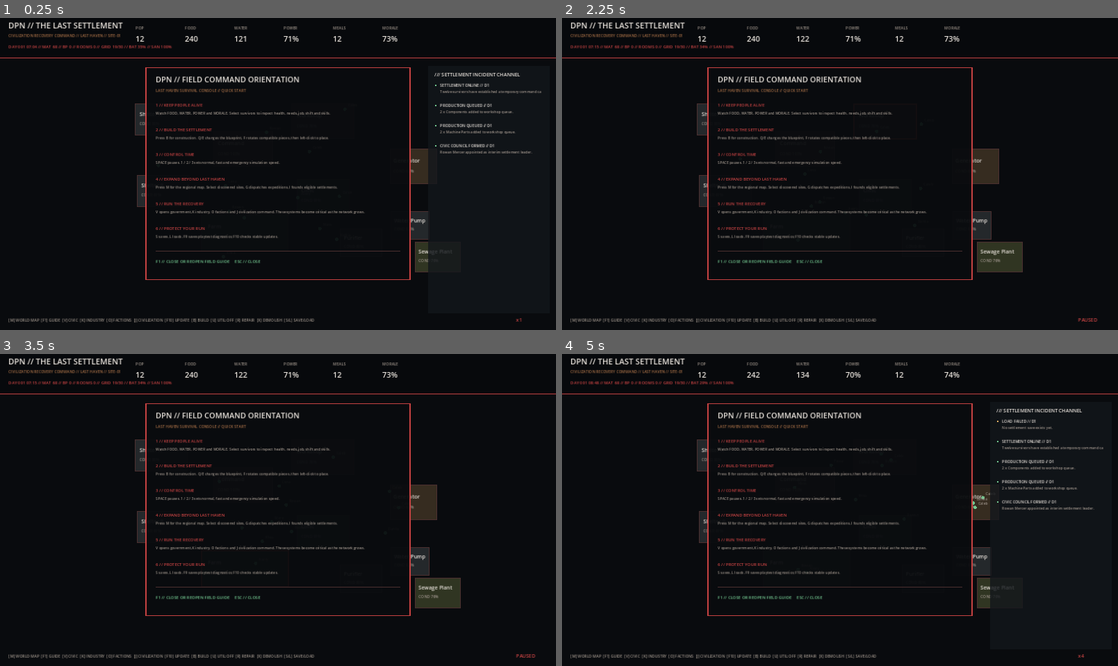
Above: before the commit, frames 1-4 (two rows, left to right).
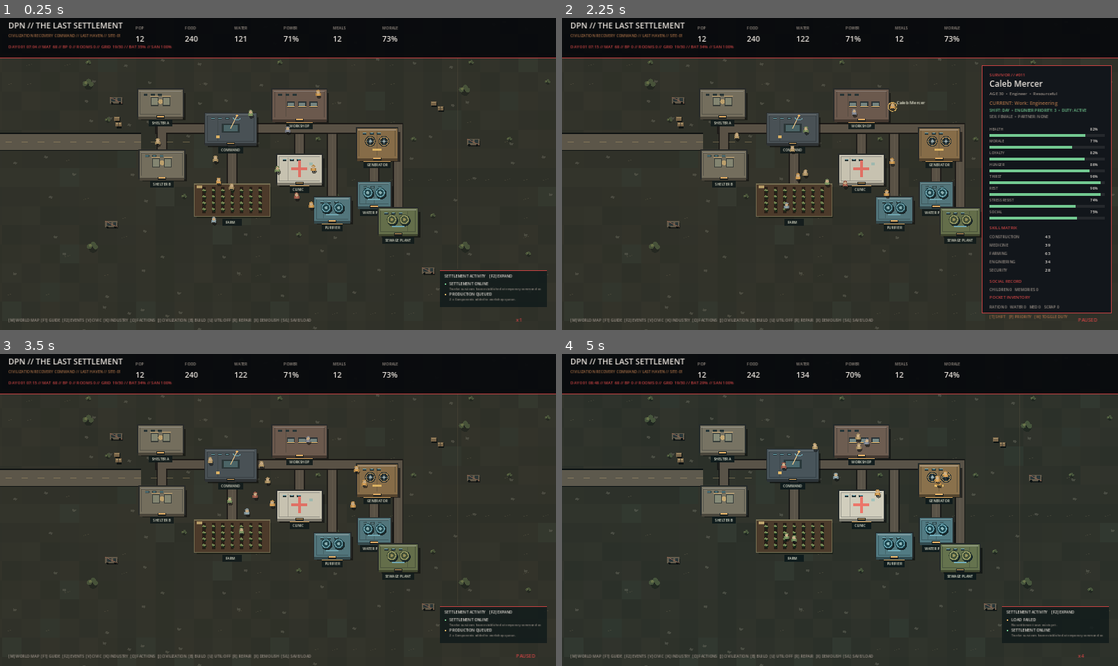
Above: after the commit, the same moments.

Repository: DPN-Technology/The-Last-Settlement
Game: Godot game, scene res://src/Main.tscn
Same seed, same stepped clock (60 frames per second), same inputs: the game is played once before the commit and once after it.
Inputs (mouse positions are in pixels of both pictures, inside the frame that each line leads up to):
- Up to frame 1 (0.25 s): no input
- Up to frame 2 (2.25 s): tap Enter at 0.5 s; move the mouse to (962, 158) at 0.52 s; hold Right 0.53-1.25 s; tap F at 0.6 s; click (962, 158) at 0.67 s; tap Space at 0.77 s; drag from (728, 189) to (812, 236) at 1.27 s; move the mouse to (895, 105) at 2.02 s; hold Right from 2.03 s (still down); tap 2 at 2.1 s; click (895, 105) at 2.17 s
- Up to frame 3 (3.5 s): tap F at 2.3 s; release Right at 2.75 s; drag from (250, 572) to (111, 463) at 2.77 s
- Up to frame 4 (5 s): move the mouse to (1006, 556) at 3.52 s; hold Left 3.53-4.25 s; tap L at 3.6 s; click (1006, 556) at 3.67 s; tap Space at 3.77 s; tap F at 3.8 s; drag from (673, 463) to (756, 432) at 4.27 s

The runs differ from the first frame. In frame 1, 81% of the frame differs, in the area x 0-100%, y 12-100%; in frame 2, 69%; in frame 3, 81%; in frame 4, 81%.

Commit message:
feat(visuals): replace debug rectangles with wasteland RTS scene and compact activity feed

Diff:
--- a/src/main.gd
+++ b/src/main.gd
@@ -14,13 +14,15 @@
 const RUST := Color("#a46d45")
 
 var sim := SettlementSimulation.new()
+var settlement_visuals := SettlementVisuals.new()
 var update_manager := UpdateManager.new()
 var update_mode := false
-var help_mode := true
+var help_mode := false
+var incident_panel_visible := false
 var playtest_notice := ""
 var playtest_notice_seconds := 0.0
-var camera_offset := Vector2.ZERO
-var zoom := 1.0
+var camera_offset := Vector2(72, -8)
+var zoom := 0.86
 var dragging := false
 var drag_origin := Vector2.ZERO
 var selected_citizen: Dictionary = {}
@@ -130,70 +132,7 @@
 	return p / zoom - camera_offset
 
 func _draw_world() -> void:
-	for x in range(260, 1450, 40):
-		draw_line(_world_point(Vector2(x, 150)), _world_point(Vector2(x, 790)), GRID, 1.0)
-	for y in range(150, 820, 40):
-		draw_line(_world_point(Vector2(260, y)), _world_point(Vector2(1450, y)), GRID, 1.0)
-
-	for b in sim.buildings:
-		var pos: Vector2 = _world_point(b["position"])
-		var sz: Vector2 = b["size"] * zoom
-		var rect := Rect2(pos - sz / 2.0, sz)
-		var color := Color("#24282b")
-		match b["type"]:
-			"medical": color = Color("#20322f")
-			"power": color = Color("#362c20")
-			"farm": color = Color("#243024")
-			"industry": color = Color("#30282a")
-			"command": color = Color("#352322")
-			"generator": color = Color("#3a2f1e")
-			"battery": color = Color("#2d3022")
-			"power_pole": color = Color("#272727")
-			"water_pump": color = Color("#1d3038")
-			"purifier": color = Color("#1e3837")
-			"water_tank": color = Color("#22313a")
-			"pipe": color = Color("#26343b")
-			"sewage": color = Color("#303522")
-		draw_rect(rect, color, true)
-		var edge := ACCENT if selected_building == b else PANEL_EDGE
-		draw_rect(rect, edge, false, 2.0 if selected_building != b else 4.0)
-		draw_string(ThemeDB.fallback_font, pos + Vector2(-sz.x * 0.43, -sz.y * 0.12), b["name"], HORIZONTAL_ALIGNMENT_LEFT, -1, 15, TEXT)
-		draw_string(ThemeDB.fallback_font, pos + Vector2(-sz.x * 0.43, sz.y * 0.17), "COND %d%%" % int(b["condition"]), HORIZONTAL_ALIGNMENT_LEFT, -1, 11, MUTED)
-
-	for bp in sim.blueprints:
-		var bp_pos: Vector2 = _world_point(bp["position"])
-		var bp_size: Vector2 = bp["size"] * zoom
-		var bp_rect := Rect2(bp_pos - bp_size / 2.0, bp_size)
-		draw_rect(bp_rect, Color(0.55, 0.18, 0.15, 0.18), true)
-		draw_rect(bp_rect, ACCENT, false, 2.0)
-		var pct := 100.0 * float(bp["progress"]) / maxf(1.0, float(bp["work_required"]))
-		draw_string(ThemeDB.fallback_font, bp_pos + Vector2(-bp_size.x*0.42, 0), "%s %d%%" % [bp["name"], int(pct)], HORIZONTAL_ALIGNMENT_LEFT, -1, 11, TEXT)
-
-	if build_mode:
-		var definition := sim.get_build_catalog()[build_catalog_index]
-		var ghost_pos := _world_point(Vector2(round(mouse_world.x / 20.0) * 20.0, round(mouse_world.y / 20.0) * 20.0))
-		var ghost_world_size: Vector2 = definition["size"]
-		if build_rotated and (definition["type"] == "wall" or definition["type"] == "door" or definition["type"] == "pipe"):
-			ghost_world_size = Vector2(ghost_world_size.y, ghost_world_size.x)
-		var ghost_size: Vector2 = ghost_world_size * zoom
-		var ghost_rect := Rect2(ghost_pos - ghost_size/2.0, ghost_size)
-		var valid := sim.can_place_blueprint(Vector2(round(mouse_world.x / 20.0) * 20.0, round(mouse_world.y / 20.0) * 20.0), ghost_world_size)
-		draw_rect(ghost_rect, Color(0.25,0.65,0.35,0.18) if valid else Color(0.8,0.15,0.15,0.18), true)
-		draw_rect(ghost_rect, GOOD if valid else BAD, false, 2.0)
-
-	for c in sim.citizens:
-		if str(c.get("home_settlement","LAST_HAVEN")) != "LAST_HAVEN":
-			continue
-		var p: Vector2 = _world_point(c["position"])
-		var col := GOOD if c["health"] > 55.0 else BAD
-		if not c["alive"]:
-			col = Color("#555b63")
-		if selected_citizen == c:
-			draw_circle(p, 10.0 * zoom, Color(0.8, 0.2, 0.2, 0.18))
-			draw_arc(p, 9.0 * zoom, 0.0, TAU, 24, ACCENT, 2.0)
-		draw_circle(p, 5.0 * zoom, col)
-		if zoom > 0.82 and c["alive"]:
-			draw_string(ThemeDB.fallback_font, p + Vector2(8, -8), c["name"].split(" ")[0], HORIZONTAL_ALIGNMENT_LEFT, -1, 10, MUTED)
+	settlement_visuals.render(self, sim, camera_offset, zoom, selected_building, selected_citizen, build_mode, mouse_world, build_rotated, sim.get_build_catalog()[build_catalog_index])
 
 func _draw_utility_overlay() -> void:
 	if utility_overlay == 0:
@@ -573,7 +512,7 @@
 		["3 // CONTROL TIME","SPACE pauses. 1 / 2 / 3 sets normal, fast and emergency simulation speed."],
 		["4 // EXPAND BEYOND LAST HAVEN","Press M for the regional map. Select discovered sites, G dispatches expeditions, I founds eligible settlements."],
 		["5 // RUN THE RECOVERY","V opens government, K industry, O factions and J civilization command. These systems become critical as the network grows."],
-		["6 // PROTECT YOUR RUN","S saves, L loads. F9 saves playtest diagnostics; F10 checks stable updates."]
+		["6 // PROTECT YOUR RUN","S saves, L loads. F9 writes diagnostics; F2 opens incidents. Right-drag pans."]
 	]
 	var ry := y + 112.0
 	for row in lines:
@@ -727,7 +666,10 @@
 		sx += 142.0
 
 	if selected_citizen.is_empty() and selected_building.is_empty():
-		_draw_event_panel()
+		if incident_panel_visible:
+			_draw_event_panel()
+		else:
+			_draw_event_toasts()
 
 	var status := "PAUSED" if sim.paused else ("x%.0f" % sim.speed)
 	var build_text := ""
@@ -746,7 +688,7 @@
 	elif civilization_mode:
 		mode_text = "[J] CLOSE CIVILIZATION COMMAND"
 	else:
-		mode_text += "  [F1] GUIDE  [V] CIVIC  [K] INDUSTRY  [O] FACTIONS  [J] CIVILIZATION  [F10] UPDATE"
+		mode_text += "  [F1] GUIDE  [F2] EVENTS  [V] CIVIC  [K] INDUSTRY  [O] FACTIONS  [J] CIVILIZATION"
 	var update_alert := ""
 	if update_manager.get_state_label() == "AVAILABLE":
 		update_alert = "  // UPDATE %s AVAILABLE" % update_manager.available_version
@@ -759,6 +701,23 @@
 		draw_rect(Rect2(22, 125, width, 37), PANEL_SOLID, true)
 		draw_rect(Rect2(22, 125, width, 37), GOOD, false, 1.0)
 		draw_string(ThemeDB.fallback_font, Vector2(35, 148), playtest_notice, HORIZONTAL_ALIGNMENT_LEFT, width - 25.0, 12, GOOD)
+
+func _draw_event_toasts() -> void:
+	var vp := get_viewport_rect().size
+	var left := vp.x - 334.0
+	var y := vp.y - 171.0
+	draw_rect(Rect2(left, y, 309, 106), Color("#111b1bd9"), true)
+	draw_line(Vector2(left, y), Vector2(left + 309, y), ACCENT, 2.0)
+	draw_string(ThemeDB.fallback_font, Vector2(left + 13, y + 20), "SETTLEMENT ACTIVITY    [F2] EXPAND", HORIZONTAL_ALIGNMENT_LEFT, 289, 11, TEXT)
+	for i in range(mini(2, sim.events.size())):
+		var incident: Dictionary = sim.events[i]
+		var color := GOOD if str(incident.get("severity", "")) == "good" else WARN
+		if str(incident.get("severity", "")) == "critical":
+			color = BAD
+		var row_y := y + 39.0 + float(i) * 30.0
+		draw_circle(Vector2(left + 16, row_y), 3.0, color)
+		draw_string(ThemeDB.fallback_font, Vector2(left + 27, row_y + 3), str(incident.get("title", "")), HORIZONTAL_ALIGNMENT_LEFT, 267, 11, TEXT)
+		draw_string(ThemeDB.fallback_font, Vector2(left + 27, row_y + 17), str(incident.get("body", "")), HORIZONTAL_ALIGNMENT_LEFT, 267, 9, MUTED)
 
 func _draw_event_panel() -> void:
 	var vp := get_viewport_rect().size
@@ -918,6 +877,8 @@
 		match event.keycode:
 			KEY_F1:
 				help_mode = not help_mode
+			KEY_F2:
+				incident_panel_visible = not incident_panel_visible
 			KEY_F9:
 				var report_path := PlaytestReporter.capture(sim)
 				if report_path.is_empty():
@@ -1220,10 +1181,14 @@
 			else:
 				_select_at(event.position)
 		elif event.button_index == MOUSE_BUTTON_WHEEL_UP and event.pressed:
-			zoom = minf(1.6, zoom + 0.08)
+			var world_anchor := _screen_to_world(event.position)
+			zoom = minf(1.75, zoom + 0.08)
+			camera_offset = event.position / zoom - world_anchor
 		elif event.button_index == MOUSE_BUTTON_WHEEL_DOWN and event.pressed:
-			zoom = maxf(0.65, zoom - 0.08)
-		elif event.button_index == MOUSE_BUTTON_MIDDLE:
+			var world_anchor := _screen_to_world(event.position)
+			zoom = maxf(0.6, zoom - 0.08)
+			camera_offset = event.position / zoom - world_anchor
+		elif event.button_index in [MOUSE_BUTTON_MIDDLE, MOUSE_BUTTON_RIGHT]:
 			dragging = event.pressed
 			drag_origin = event.position
 	elif event is InputEventMouseMotion:
